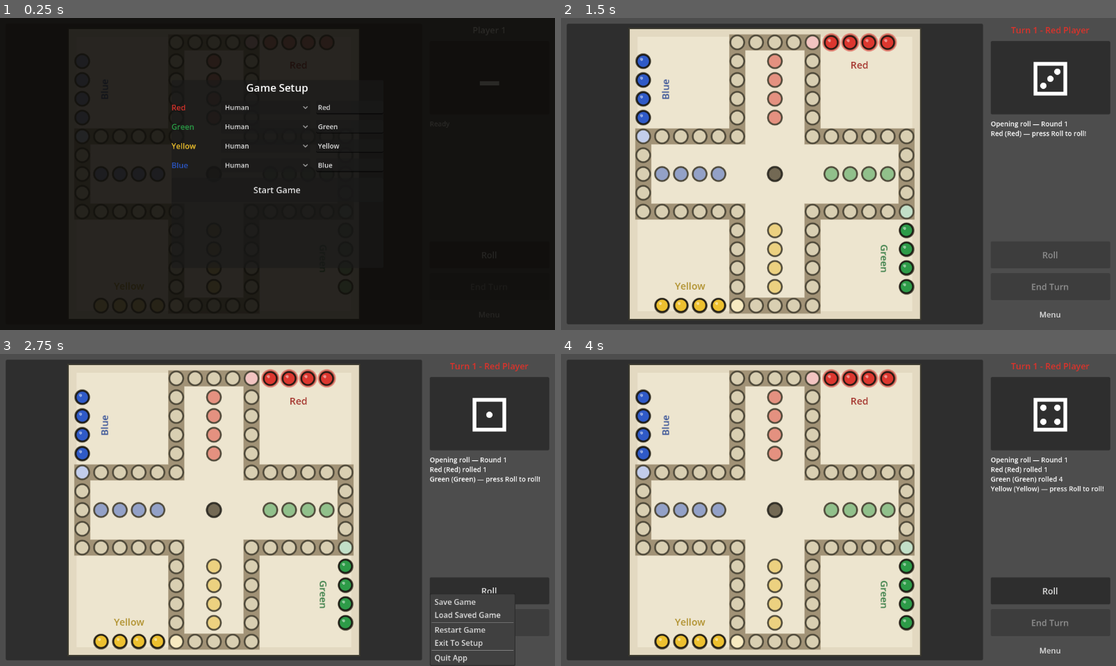
Above: before the commit, frames 1-4 (two rows, left to right).
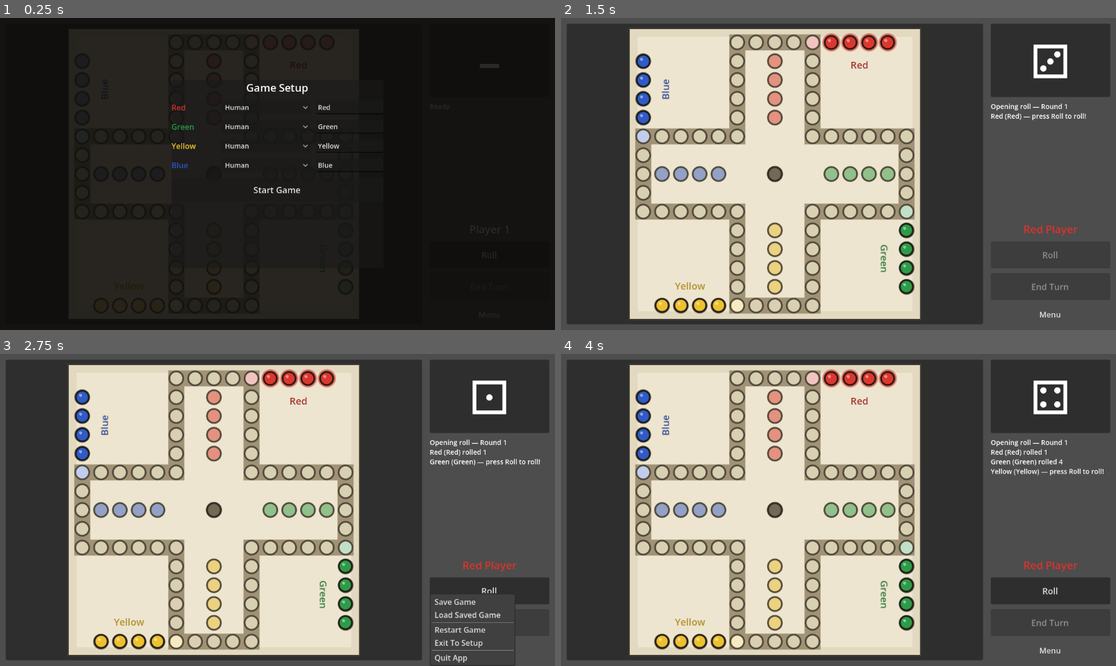
Above: after the commit, the same moments.

Repository: ItsTheMcCoy/wahoo-app
Game: Godot game, scene res://scenes/Main.tscn
The game is run twice, just before and just after one commit, with the same random seed, the same clock (stepped at 60 frames per second) and the same inputs.
Inputs (mouse positions are in pixels of both pictures, inside the frame that each line leads up to):
- Up to frame 1 (0.25 s): no input
- Up to frame 2 (1.5 s): click "Start Game" at 0.5 s; click "Roll" at 1.25 s
- Up to frame 3 (2.75 s): click "Menu" at 2 s
- Up to frame 4 (4 s): click "Roll" at 2.75 s; tap Enter at 3.5 s; move the mouse to (777, 510) at 3.52 s; click (777, 510) at 3.67 s

The runs differ from the first frame. In frame 1, less than 0.1% of the frame differs, in the area x 77-90%, y 2-29%; in frame 2, 3.4%; in frame 3, 3.4%; in frame 4, 3.8%, in the area x 77-99%, y 2-70%.

Commit message:
Move turn label above Roll button; simplify to player name only
TurnLabel relocated from top of SidePanel to just above RollButton so
it reads as a clear prompt for the current player. Font size increased
18 → 22 px. Text simplified to player name (e.g. "Red Player") with
player color applied; the "Turn N - " prefix is removed from the label
(turn context remains in the status log).

Docs updated in DEVELOPMENT_PLAN.md (Phase 3f Done list) and
godot/README.md (current state description).

Co-Authored-By: Claude Sonnet 4.6 <noreply@anthropic.com>

Diff:
--- a/godot/scenes/Main.tscn
+++ b/godot/scenes/Main.tscn
@@ -40,13 +40,6 @@
 layout_mode = 2
 custom_minimum_size = Vector2(248, 0)
 theme_override_constants/separation = 10
-
-[node name="TurnLabel" type="Label" parent="Root/SidePanel"]
-layout_mode = 2
-text = "Player 1"
-horizontal_alignment = 1
-autowrap_mode = 2
-theme_override_font_sizes/font_size = 18
 
 [node name="DieFrame" type="PanelContainer" parent="Root/SidePanel"]
 layout_mode = 2
@@ -68,6 +61,13 @@
 scroll_active = true
 text = "Ready"
 theme_override_font_sizes/normal_font_size = 14
+
+[node name="TurnLabel" type="Label" parent="Root/SidePanel"]
+layout_mode = 2
+text = "Player 1"
+horizontal_alignment = 1
+autowrap_mode = 2
+theme_override_font_sizes/font_size = 22
 
 [node name="RollButton" type="Button" parent="Root/SidePanel"]
 layout_mode = 2
--- a/godot/scripts/main.gd
+++ b/godot/scripts/main.gd
@@ -302,7 +302,7 @@
 	await _execute_move(move, player, roll)
 
 func _render_status(header: String) -> void:
-	_turn_label.text = "Turn %d - %s" % [_turn_number, _player_label(_state.current_player)]
+	_turn_label.text = _player_label(_state.current_player)
 	_turn_label.self_modulate = PLAYER_COLORS[_state.current_player]
 	var lines := [header]
 	if _show_smoke_summary:
Not shown, changed: documents/DEVELOPMENT_PLAN.md
Not shown, changed: godot/README.md
